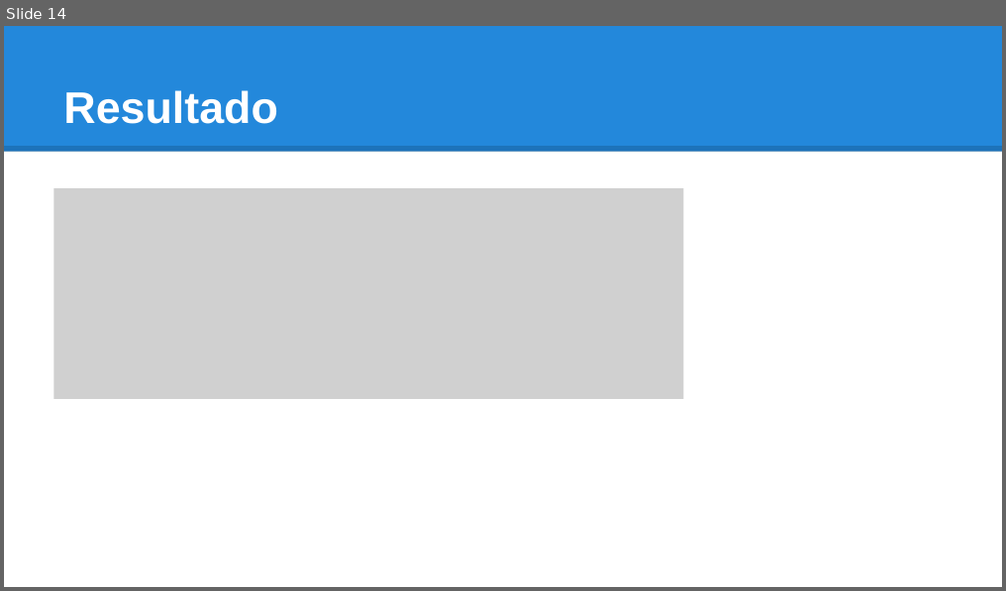
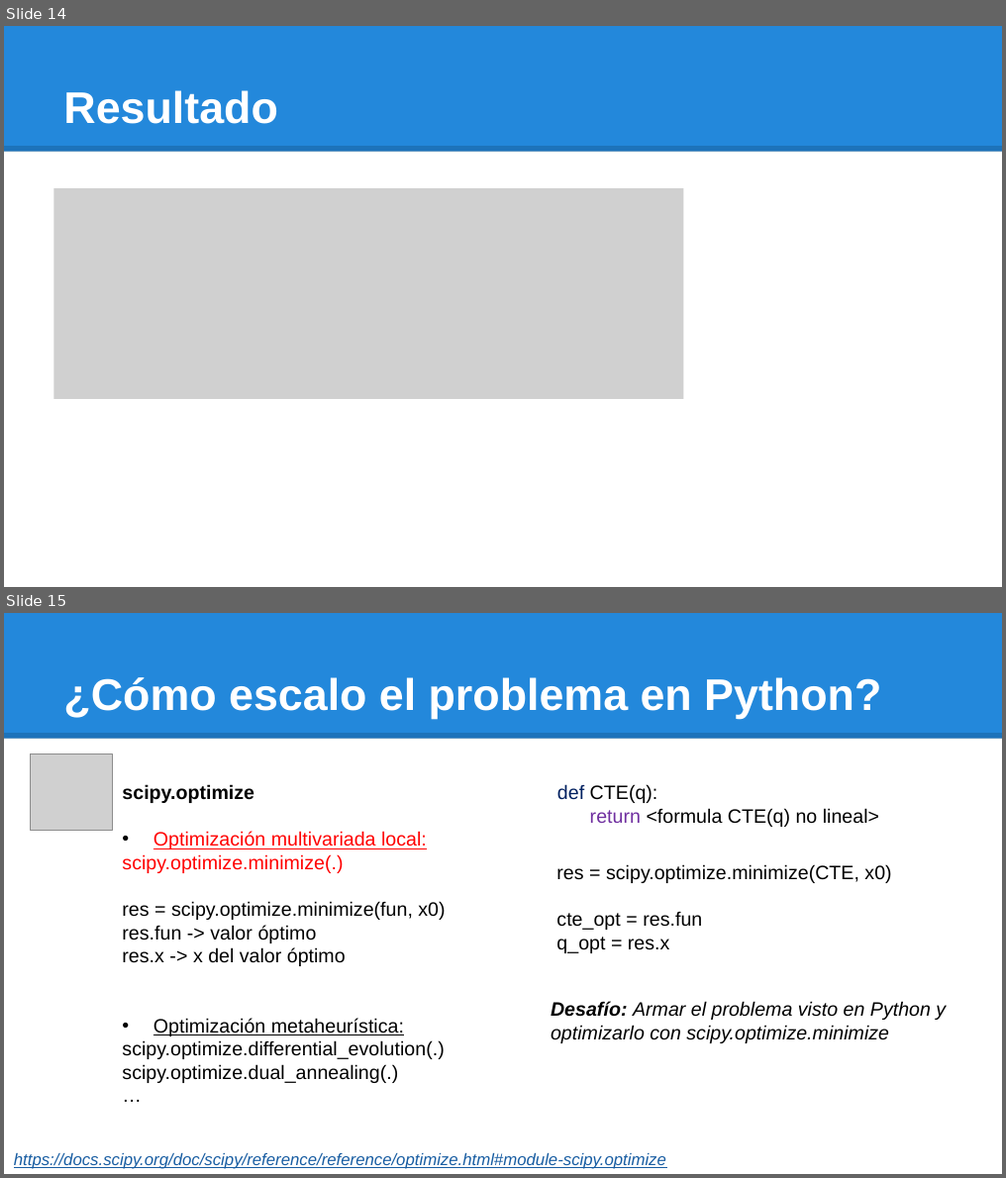
Before and after one commit to investigacion-operativa/pyOperativ, a slide deck: 08_inventarios/ejercicios/io2021_clase23_inventarios_ejercicio4.pptx. Shown one above the other, each under a label of ours: slide 14 before the commit, slides 14 and 15 after it. The pictures are 1006x591 and 1006x1178 pixels, drawn with LibreOffice and Linux fonts; fonts in the diff are those of the drawing; grey boxes stand for pictures. Boxes give left, top, right and bottom in pixels: in the first picture for what was removed or moved away, otherwise in the second. Text is boxed around its words. In the diff, an @@ line names an element or a change of style, - is before the commit and + after.

```diff
--- a/08_inventarios/ejercicios/io2021_clase23_inventarios_ejercicio4.pptx
+++ b/08_inventarios/ejercicios/io2021_clase23_inventarios_ejercicio4.pptx
@@ slide 15 added at (4,613,1002,1174), background #FFFFFF; not listed: 2 template elements that a slide beside it also shows @@
@@ title added at (63,677,881,719), 32 pt, text #FFFFFF, bold @@
+¿Cómo escalo el problema en Python?
@@ picture added at (31,755,113,832) @@
@@ text added at (122,784,445,1083), 14 pt, text #000000 @@
+scipy.optimize
+• Optimización multivariada local:
+scipy.optimize.minimize(.)
+res = scipy.optimize.minimize(fun, x0)
+res.fun -> valor óptimo
+res.x -> x del valor óptimo
+• Optimización metaheurística:
+scipy.optimize.differential_evolution(.)
+scipy.optimize.dual_annealing(.)
+…
@@ text added at (557,784,879,827), 14 pt, text #000000 @@
+def CTE(q):
+return <formula CTE(q) no lineal>
@@ text added at (556,864,891,954), 14 pt, text #000000 @@
+res = scipy.optimize.minimize(CTE, x0)
+cte_opt = res.fun
+q_opt = res.x
@@ text added at (550,1001,945,1044), 14 pt, text #000000, italic @@
+Desafío: Armar el problema visto en Python y optimizarlo con scipy.optimize.minimize
@@ text added at (14,1154,666,1169), 12 pt, text #185DA2, italic, underline @@
+https://docs.scipy.org/doc/scipy/reference/reference/optimize.html#module-scipy.optimize
```
Also in this commit, not shown: 6 slides changed, 1 other file.
